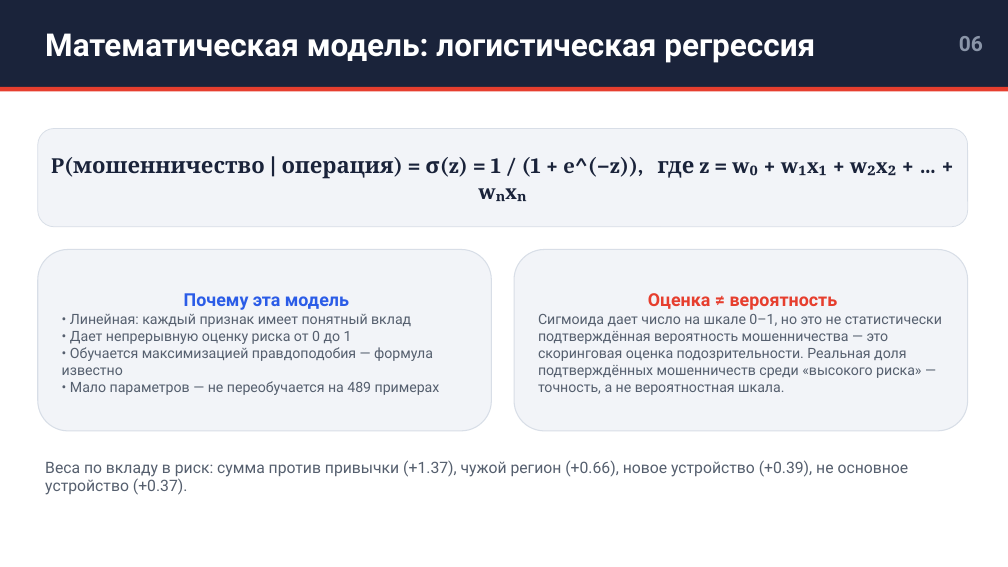
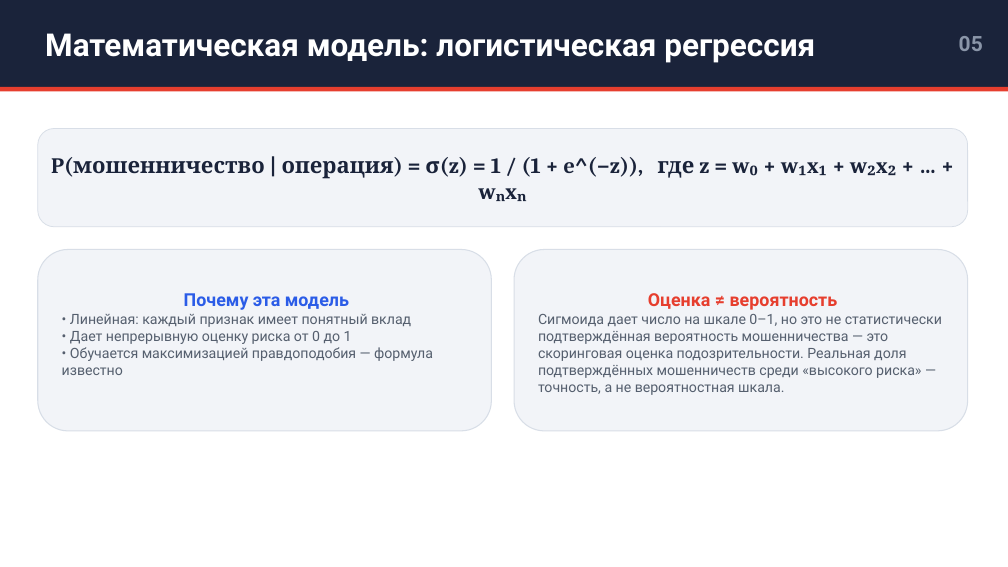
Before and after one commit to JosephBarbera/hakaton, a slide deck: slide 5 of prezentaciya_komanda_lergen.pptx (slide 6 before the commit). Drawn at 1008x567 pixels with LibreOffice and Linux fonts; fonts in the diff are those of the drawing. Boxes give left, top, right and bottom in pixels: in the first picture for what was removed or moved away, otherwise in the second. Text is boxed around its words. In the diff, an @@ line names an element or a change of style, - is before the commit and + after.

```diff
--- a/prezentaciya_komanda_lergen.pptx
+++ b/prezentaciya_komanda_lergen.pptx
@@ text at box(959, 36, 983, 51): text changed @@
-06
+05
@@ text in rounded rectangle at box(70, 381, 440, 395): paragraph removed @@
-• Мало параметров — не переобучается на 489 примерах
@@ text removed at box(45, 460, 909, 495) @@
-Веса по вкладу в риск: сумма против привычки (+1.37), чужой регион (+0.66), новое устройство (+0.39), не основное устройство (+0.37).
```
Also in this commit, not shown: 8 other slides changed, 3 slides removed.
